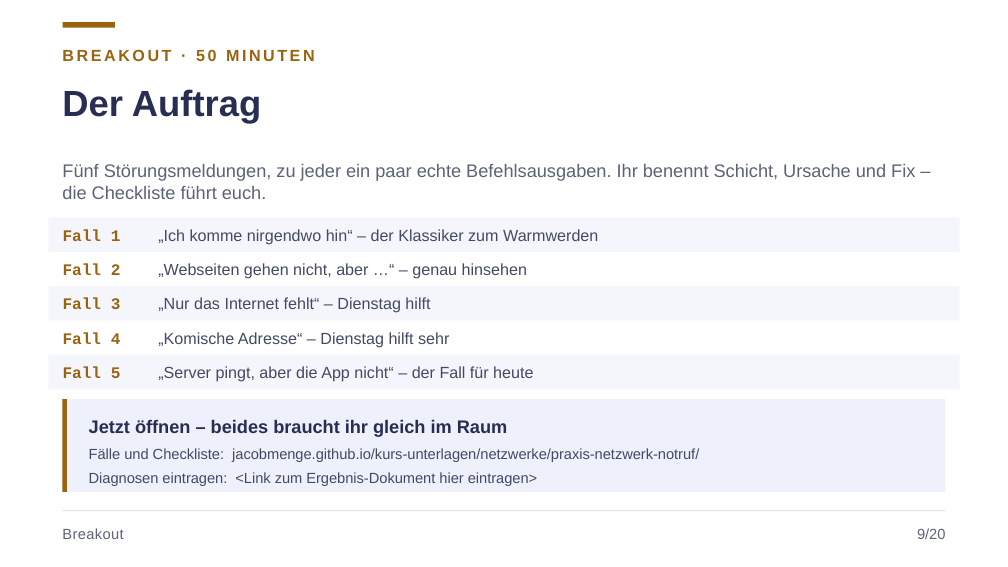
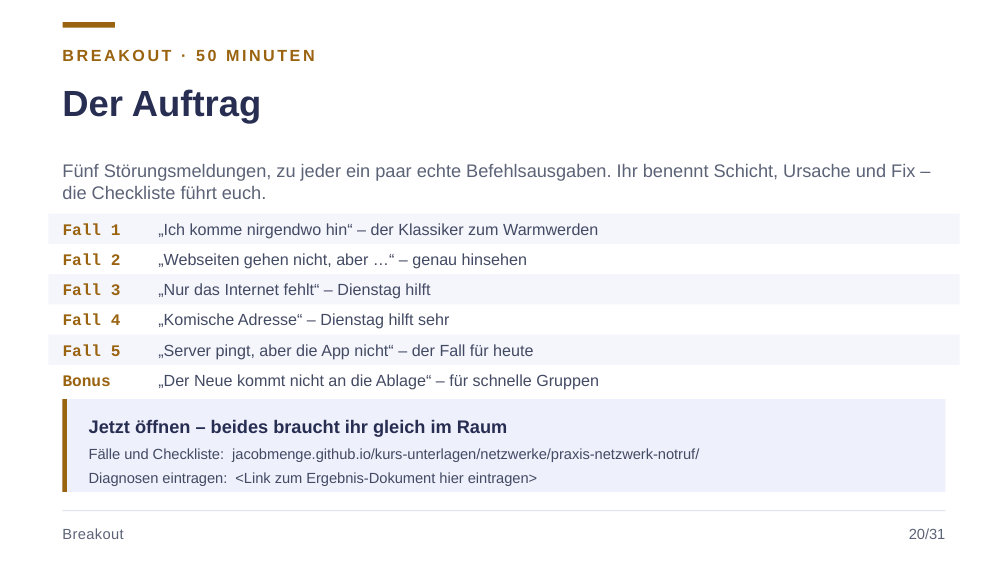
Before and after one commit to JacobMenge/kurs-unterlagen, a slide deck: slide 24 of folien/03-routing-vlan-sicherheit-parallelkurs.pptx (slide 13 before the commit). Drawn at 1008x567 pixels with LibreOffice and Linux fonts; fonts in the diff are those of the drawing. Boxes give left, top, right and bottom in pixels: in the first picture for what was removed or moved away, otherwise in the second. Text is boxed around its words. In the diff, an @@ line names an element or a change of style, - is before the commit and + after.

Commit message:
bonus

```diff
--- a/folien/03-routing-vlan-sicherheit-parallelkurs.pptx
+++ b/folien/03-routing-vlan-sicherheit-parallelkurs.pptx
@@ rectangle: place and size @@
-rectangle at box(48, 218, 960, 252)
+rectangle at box(48, 214, 960, 244)
@@ text "Fall 1": place and size @@
-text "Fall 1" at box(63, 229, 121, 241)
+text "Fall 1" at box(63, 223, 121, 235)
@@ text "„Ich komme nirgendwo hin“ – ...": place and size @@
-text "„Ich komme nirgendwo hin“ – ..." at box(158, 229, 598, 245)
+text "„Ich komme nirgendwo hin“ – ..." at box(158, 223, 598, 239)
@@ text "Fall 2": place and size @@
-text "Fall 2" at box(63, 263, 121, 275)
+text "Fall 2" at box(63, 253, 121, 265)
@@ text "„Webseiten gehen nicht, aber …“ ...": place and size @@
-text "„Webseiten gehen nicht, aber …“ ..." at box(158, 263, 527, 279)
+text "„Webseiten gehen nicht, aber …“ ..." at box(158, 253, 527, 269)
@@ rectangle: place and size @@
-rectangle at box(48, 286, 960, 321)
+rectangle at box(48, 274, 960, 304)
@@ text "Fall 3": place and size @@
-text "Fall 3" at box(63, 297, 121, 309)
+text "Fall 3" at box(63, 283, 121, 295)
@@ text "„Nur das Internet fehlt“ – ...": place and size @@
-text "„Nur das Internet fehlt“ – ..." at box(158, 297, 430, 313)
+text "„Nur das Internet fehlt“ – ..." at box(158, 283, 430, 299)
@@ text "Fall 4": place and size @@
-text "Fall 4" at box(63, 332, 121, 344)
+text "Fall 4" at box(63, 314, 121, 325)
@@ text "„Komische Adresse“ – Dienstag hilft ...": place and size @@
-text "„Komische Adresse“ – Dienstag hilft ..." at box(158, 332, 449, 348)
+text "„Komische Adresse“ – Dienstag hilft ..." at box(158, 313, 449, 329)
@@ rectangle: place and size @@
-rectangle at box(48, 355, 960, 389)
+rectangle at box(48, 335, 960, 365)
@@ text "Fall 5": place and size @@
-text "Fall 5" at box(63, 366, 121, 378)
+text "Fall 5" at box(63, 344, 121, 356)
@@ text "„Server pingt, aber die App ...": place and size @@
-text "„Server pingt, aber die App ..." at box(158, 366, 533, 382)
+text "„Server pingt, aber die App ..." at box(158, 344, 533, 360)
@@ text added at box(63, 375, 111, 386), 11.5 pt, text #9A6310, bold @@
+Bonus
@@ text added at box(158, 374, 599, 390), 11.5 pt, text #434A63 @@
+„Der Neue kommt nicht an die Ablage“ – für schnelle Gruppen
@@ text at box(909, 528, 946, 539): text changed @@
-9/20
+20/31
```
Also in this commit, not shown: 19 other slides changed, 12 slides added, 1 slide removed, 2 other files.
